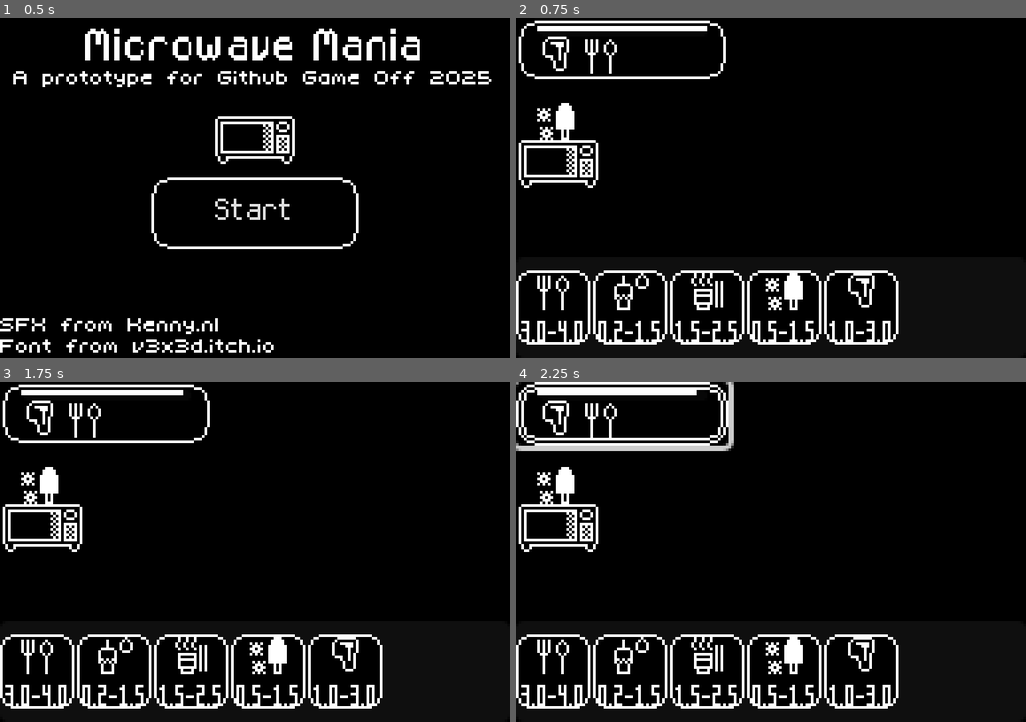
Above: before the commit, frames 1-4 (two rows, left to right).
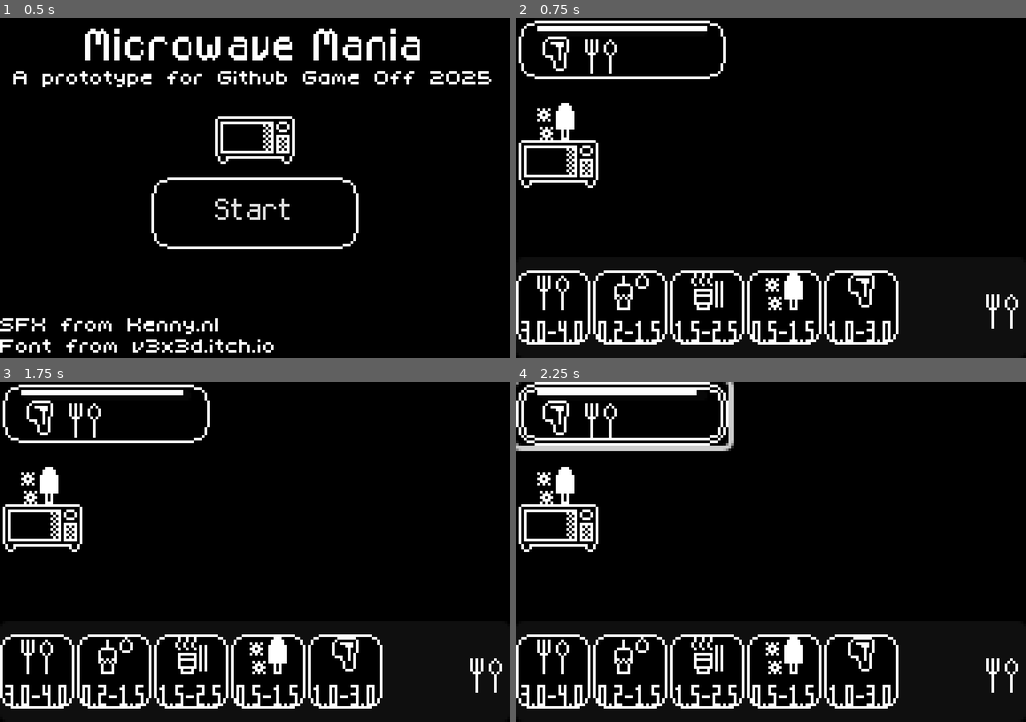
Above: after the commit, the same moments.

Repository: SpntKbrg/microwave-game
Game: Godot game, scene res://scenes/release/main_menu.tscn
Two runs of this game, one before a commit and one after it. Both use one fixed random seed, a clock stepped at 60 frames per second and the inputs below.
Inputs (mouse positions are in pixels of both pictures, inside the frame that each line leads up to):
- Up to frame 1 (0.5 s): no input
- Up to frame 2 (0.75 s): click "Start" at 0.5 s
- Up to frame 3 (1.75 s): click (484, 674) at 1.27 s
- Up to frame 4 (2.25 s): click (623, 412) at 2 s

Frame 1 is identical in both runs. In frame 2, 0.2% of the frame differs, in the area x 92-99%, y 81-92%; in frame 3, 0.2%; in frame 4, 0.2%.

Commit message:
Add trash can functionality

Diff:
--- a/scenes/release/real_game_scene.tscn
+++ b/scenes/release/real_game_scene.tscn
@@ -1,9 +1,10 @@
-[gd_scene load_steps=30 format=3 uid="uid://28r1rhmscnle"]
+[gd_scene load_steps=31 format=3 uid="uid://28r1rhmscnle"]
 
 [ext_resource type="StyleBox" uid="uid://b3jedpegd354r" path="res://assets/ui/game_bg.tres" id="1_e1xsh"]
 [ext_resource type="Script" uid="uid://cuhlrwjla6kf" path="res://scripts/resources/microwave_spec.gd" id="2_jvgw3"]
 [ext_resource type="Theme" uid="uid://cwt57yrv5fqbq" path="res://assets/ui/main_theme.tres" id="2_xxmul"]
 [ext_resource type="PackedScene" uid="uid://ba0bcphk06mt6" path="res://scenes/item_shelf_button.tscn" id="3_n7wt1"]
+[ext_resource type="Texture2D" uid="uid://dod13b7pm1udo" path="res://assets/sprites/release/icons/foodbox.png" id="5_ro6rp"]
 [ext_resource type="PackedScene" uid="uid://derbaklq8t1ja" path="res://scenes/customer_button.tscn" id="6_hshn4"]
 [ext_resource type="Script" uid="uid://ljise6jjaffs" path="res://scripts/game/scene/game_system.gd" id="7_e1xsh"]
 [ext_resource type="PackedScene" uid="uid://nlci6v88mta7" path="res://scenes/customer_ui_data.tscn" id="8_e38y6"]
@@ -89,6 +90,21 @@
 [node name="ItemShelf" type="HBoxContainer" parent="ItemRow"]
 layout_mode = 2
 
+[node name="TextureButton" type="TextureButton" parent="."]
+layout_mode = 1
+anchors_preset = 3
+anchor_left = 1.0
+anchor_top = 1.0
+anchor_right = 1.0
+anchor_bottom = 1.0
+offset_left = -17.0
+offset_top = -26.0
+offset_right = -1.0
+offset_bottom = -10.0
+grow_horizontal = 0
+grow_vertical = 0
+texture_normal = ExtResource("5_ro6rp")
+
 [node name="ModelResource" parent="." instance=ExtResource("12_s1gd3")]
 
 [node name="MicrowaveInspect" parent="." instance=ExtResource("11_hshn4")]
@@ -145,3 +161,5 @@
 5: ExtResource("28_7vm1s")
 })
 metadata/_custom_type_script = "uid://cgh8sihxkjeab"
+
+[connection signal="pressed" from="TextureButton" to="GameSystem/InputStateHandler" method="on_select_trash_bin"]
--- a/scripts/game/microwave_toggle.gd
+++ b/scripts/game/microwave_toggle.gd
@@ -60,3 +60,11 @@
 
 func on_selected() -> void:
 	on_microwave_selected.emit(microwave_id)
+
+func on_clear_item() -> void:
+	microwave_timer.stop()
+	completed_item_type = UtilType.ItemType.NULL
+	item_icon.visible = false
+	is_running = false
+	current_command = null
+	anim_sprite.set_animating(false)
--- a/scripts/game/scene/game_system.gd
+++ b/scripts/game/scene/game_system.gd
@@ -51,6 +51,7 @@
 	microwave_inspect.on_commit_command.connect(input_state_handler.on_submit_microwave_cmd)
 	input_state_handler.signal_try_command_microwave.connect(microwave_spawner.send_cmd)
 	input_state_handler.signal_try_give_item_to_customer.connect(on_try_give_item_to_customer)
+	input_state_handler.signal_try_clearing_microwave.connect(on_try_clearing_selected_microwave)
 
 func setup() -> void:
 	__item_data = {}
@@ -91,20 +92,26 @@
 	__customer_button_container.add_child(customer_button)
 	SoundController.get_instance().play_sound(UtilType.SFX.CUST_ARR)
 
-func on_try_give_item_to_customer(microwave_id: int, customer_id: int) -> void:
-	var selected_microwave_list := __get_microwave_list_by_id(microwave_id)
-	var selected_customer_list := __get_customer_list_by_id(customer_id)
+func on_try_clearing_selected_microwave(microwave_id: int) -> void:
+	var selected_microwave := __get_microwave_by_id(microwave_id)
 
-	if selected_microwave_list.size() == 0:
+	if not selected_microwave:
 		print("GameSystem::on_try_give_item_to_customer : Can't find microwave with id: ", microwave_id)
 		return
 
-	if selected_customer_list.size() == 0:
+	selected_microwave.on_clear_item()
+
+func on_try_give_item_to_customer(microwave_id: int, customer_id: int) -> void:
+	var selected_microwave := __get_microwave_by_id(microwave_id)
+	var selected_customer := __get_customer_by_id(customer_id)
+
+	if not selected_microwave:
+		print("GameSystem::on_try_give_item_to_customer : Can't find microwave with id: ", microwave_id)
+		return
+
+	if not selected_customer:
 		print("GameSystem::on_try_give_item_to_customer : Can't find customer with id: ", customer_id)
 		return
-
-	var selected_microwave : MicrowaveToggle = selected_microwave_list[0]
-	var selected_customer :CustomerButton = selected_customer_list[0]
 
 	if selected_microwave.is_running:
 		print("GameSystem::on_try_give_item_to_customer : The microwave is still running.")
@@ -136,18 +143,28 @@
 func __handle_completed_customer(customer: CustomerButton) -> void:
 	customer.queue_free()
 
-func __get_microwave_list_by_id(microwave_id: int) -> Array:
-	return (
+func __get_microwave_by_id(microwave_id: int) -> MicrowaveToggle:
+	var selected_microwave_list := (
 		__microwave_container.get_children()
 			.filter(func (child): return is_instance_of(child, MicrowaveToggle))
 			.map(func (child): return child as MicrowaveToggle)
 			.filter(func (child: MicrowaveToggle): return child.microwave_id == microwave_id)
 	)
 
-func __get_customer_list_by_id(customer_id: int) -> Array:
-	return (
+	if selected_microwave_list.size() == 0:
+		return null
+
+	return selected_microwave_list[0] as MicrowaveToggle
+
+func __get_customer_by_id(customer_id: int) -> CustomerButton:
+	var selected_customer_list := (
 		__customer_button_container.get_children()
 			.filter(func (child): return is_instance_of(child, CustomerButton))
 			.map(func (child): return child as CustomerButton)
 			.filter(func (child: CustomerButton): return child.get_customer_id() == customer_id)
 	)
+
+	if selected_customer_list.size() == 0:
+		return null
+
+	return selected_customer_list[0] as CustomerButton
--- a/scripts/input_state_handler.gd
+++ b/scripts/input_state_handler.gd
@@ -14,6 +14,7 @@
 signal signal_try_give_item_to_customer(microwave_id: int, customer_id: int)
 signal signal_show_microwave_ui(is_showing: bool, item_type_id: int)
 signal signal_try_command_microwave(command: MicrowaveMethod)
+signal signal_try_clearing_microwave(microwave_id: int)
 
 func _ready() -> void:
 	reset_state()
@@ -31,6 +32,13 @@
 	signal_try_give_item_to_customer.emit(__selected_id, id)
 	reset_state()
 
+func on_select_trash_bin() -> void:
+	print("try selecting trash bin")
+	if __state != SelectionState.MICROWAVE_SELECTED:
+		return
+	print("try clearing item from microwave id: ", __selected_id)
+	signal_try_clearing_microwave.emit(__selected_id)
+
 func on_select_item(id: int) -> void:
 	print("try selecting item id: ", id)
 	__state = SelectionState.ITEM_SELECTED
